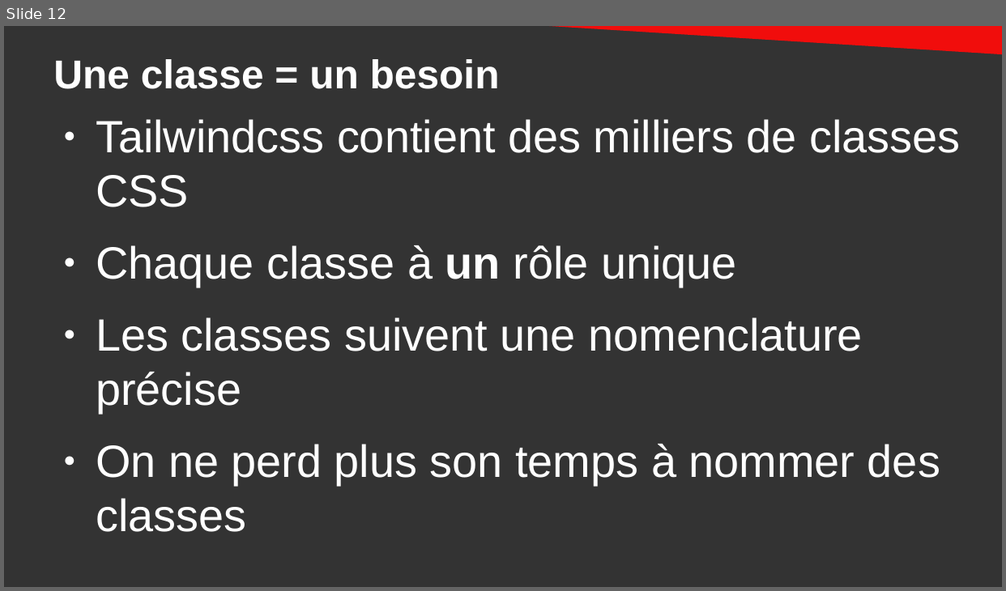
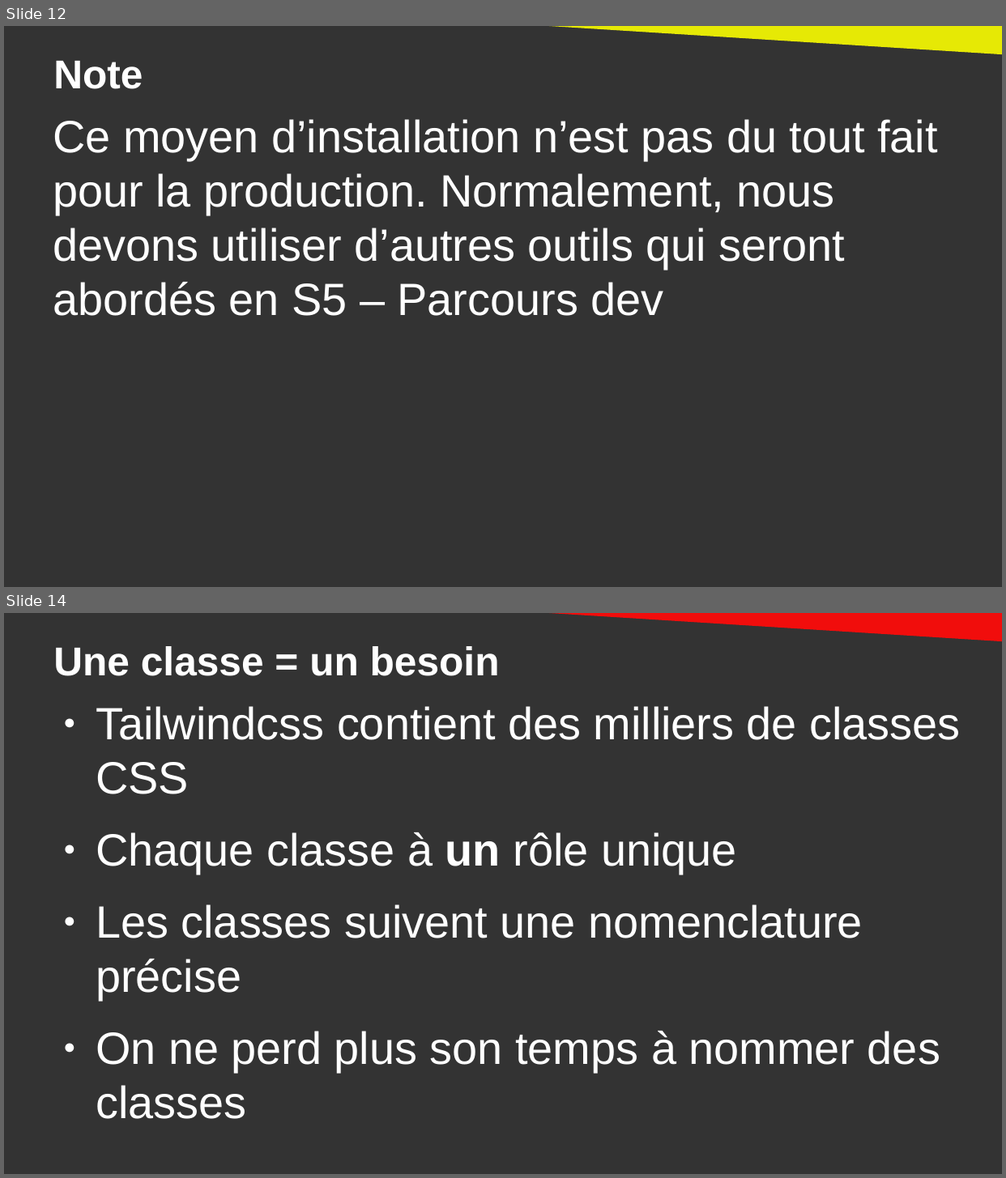
Before and after one commit to DanYellow/cours, a slide deck: integration-web-s2/cours-magistraux/numero-1/presentation.odp. Shown one above the other, each under a label of ours: slide 12 before the commit, slides 12 and 14 after it; the slides between them are not shown. The pictures are 1006x591 and 1006x1178 pixels, drawn with LibreOffice and Linux fonts; fonts in the diff are those of the drawing. Boxes give left, top, right and bottom in pixels: in the first picture for what was removed or moved away, otherwise in the second. Text is boxed around its words. In the diff, an @@ line names an element or a change of style, - is before the commit and + after.

```diff
--- a/integration-web-s2/cours-magistraux/numero-1/presentation.odp
+++ b/integration-web-s2/cours-magistraux/numero-1/presentation.odp
@@ slide 12 added at <box>4,26,1002,587</box>, background #333333 @@
@@ right triangle added at <box>486,26,1002,55</box>, fill #E6E905 @@
@@ title added at <box>53,61,143,89</box>, 32 pt, text #FFFFFF, bold @@
+Note
@@ text added at <box>53,119,937,316</box>, 36 pt, text #FFFFFF @@
+Ce moyen d’installation n’est pas du tout fait pour la production. Normalement, nous devons utiliser d’autres outils qui seront abordés en S5 – Parcours dev
@@ what was slide 12 is now slide 14 @@
```
Also in this commit, not shown: 7 slides changed, 1 other slide added, 1 other file.
